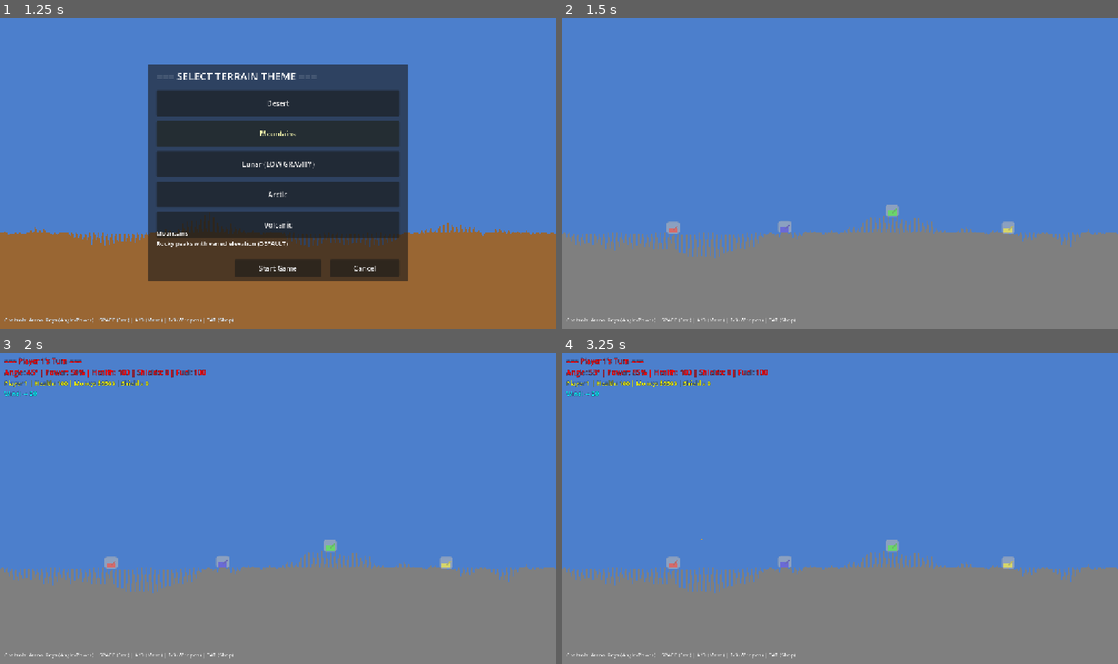
Above: before the commit, frames 1-4 (two rows, left to right).
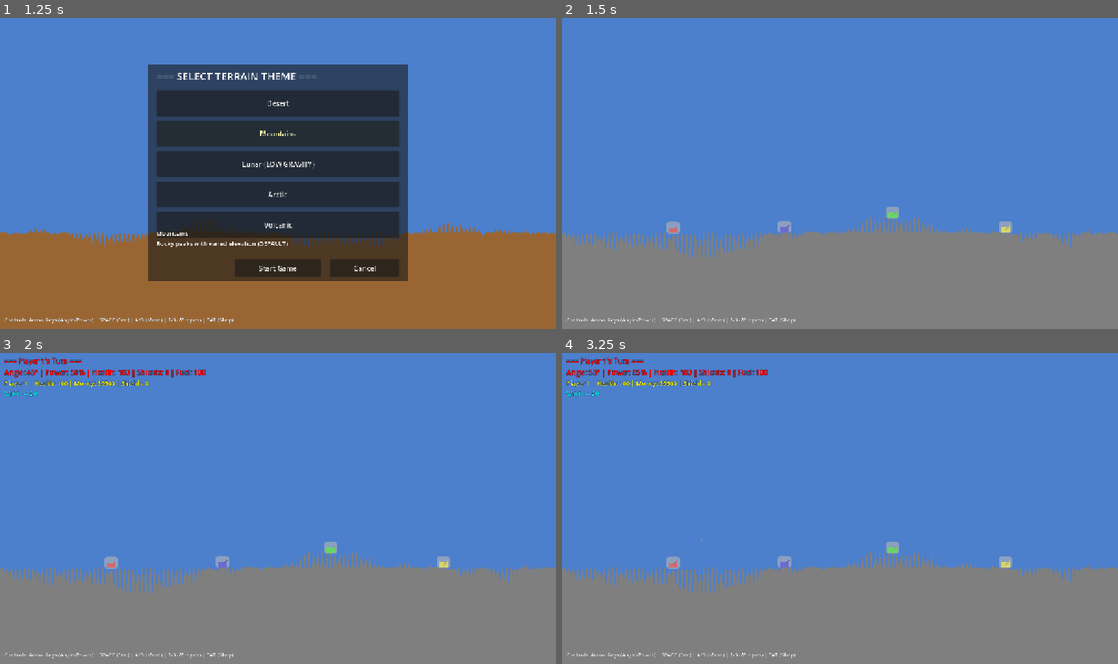
Above: after the commit, the same moments.

Repository: thamam/Games
Game: Godot game, scene res://scenes/Main.tscn
The game is run twice, just before and just after one commit, with the same random seed, the same clock (stepped at 60 frames per second) and the same inputs.
Inputs:
- Up to frame 1 (1.25 s): tap Enter at 0.5 s; hold D (move_right) from 0.53 s (still down); hold Space (fire) from 0.53 s (still down); tap Up (ui_up) at 0.77 s
- Up to frame 2 (1.5 s): release D (move_right) at 1.25 s; release Space (fire) at 1.25 s; click "Start Game" at 1.25 s
- Up to frame 3 (2 s): no input
- Up to frame 4 (3.25 s): hold D (move_right) 2.03-2.78 s; tap Tab at 2.1 s; tap Up (ui_up) at 2.27 s; tap Space (fire) at 2.75 s; hold A (move_left) from 2.78 s (still down); tap R at 2.85 s

Frame 1 is identical in both runs. In frame 2, 0.1% of the frame differs, in the area x 38-82%, y 60-70%; in frame 3, 0.1%; in frame 4, 0.1%.

Commit message:
Fix tanks disappearing by simplifying terrain collision polygon
- Sample collision polygon every 4 pixels instead of every pixel
- Reduces polygon complexity from ~1280 to ~320 points
- Prevents 'Convex decomposing failed!' error after terrain destruction
- Tanks now stay on terrain after explosions

The convex decomposition was failing with too many points, causing
the terrain collision to become invalid and tanks to fall through.

Generated with [Claude Code](https://claude.ai/code)
via [Happy](https://happy.engineering)

Co-Authored-By: Claude <noreply@anthropic.com>
Co-Authored-By: Happy <yesreply@happy.engineering>

Diff:
--- a/Scorch/ScorchedEarth/scripts/Terrain.gd
+++ b/Scorch/ScorchedEarth/scripts/Terrain.gd
@@ -151,21 +151,28 @@
 	collision_shape = CollisionPolygon2D.new()
 	collision_body.add_child(collision_shape)
 
-	# Build polygon from height map
+	# Build polygon from height map (simplified to prevent convex decomposition failure)
 	var polygon_points = PackedVector2Array()
+
+	# Sample every N pixels to reduce polygon complexity (prevents "Convex decomposing failed!")
+	var sample_rate = 4  # Sample every 4 pixels to reduce points from 1280 to ~320
 
 	# Start from bottom-left
 	polygon_points.append(Vector2(0, terrain_height))
 
-	# Follow the terrain surface
-	for x in range(terrain_width):
+	# Follow the terrain surface with sampling
+	for x in range(0, terrain_width, sample_rate):
 		polygon_points.append(Vector2(x, height_map[x]))
+
+	# Add final point if not already added
+	if (terrain_width - 1) % sample_rate != 0:
+		polygon_points.append(Vector2(terrain_width - 1, height_map[terrain_width - 1]))
 
 	# Complete the polygon: right edge down, bottom edge left
 	polygon_points.append(Vector2(terrain_width - 1, terrain_height))
 
 	collision_shape.polygon = polygon_points
-	print("Collision shape created with %d points" % polygon_points.size())
+	print("Collision shape created with %d points (sampled at 1:%d)" % [polygon_points.size(), sample_rate])
 
 func destroy_terrain(pos: Vector2, radius: float, add_dirt: bool = false) -> void:
 	"""Destroy (or add) terrain at position with given radius"""
